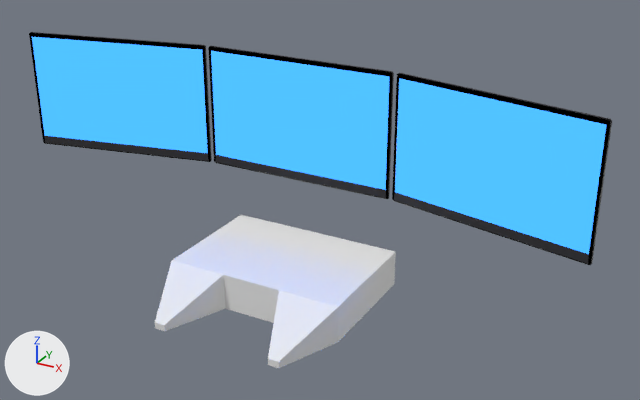
Before and after pictures for a commit that changed the Blender file ONAUBE(OneNightAtUBE)/assets/grosPc.blend.
Both versions are drawn from a 50 mm lens placed at (0.632, -0.99, 0.654), pointed at (0.064, 0.043, 0.137). Arrows for +X, +Y and +Z are at lower left; the lights stay in place. The first picture is the older version.

The older version as bpy lines, for what is in view:
```python
ob_cube = bpy.data.objects.new('Cube', me_cube)
ob_cube.location = (0.0, 0.0, 0.0)
ob_cube.scale = (0.143, 0.143, 0.0286)
ob_ecran_droite = bpy.data.objects.new('Ecran_Droite', me_laptop_screen_mesh_001)
ob_ecran_droite.parent = ob_laptop
ob_ecran_droite.location = (0.308, 0.056, 0.234)
ob_ecran_droite.rotation_euler = (0.279, 0.0, -0.213)  # degrees (16, 0, -12)
ob_ecran_gauche = bpy.data.objects.new('Ecran_Gauche', me_laptop_screen_mesh_003)
ob_ecran_gauche.parent = ob_laptop
ob_ecran_gauche.location = (-0.308, 0.056, 0.234)
ob_ecran_gauche.rotation_euler = (0.279, 0.0, 0.213)  # degrees (16, 0, 12)
ob_ecran_milieu = bpy.data.objects.new('Ecran_Milieu', me_laptop_screen_mesh)
ob_ecran_milieu.parent = ob_laptop
ob_ecran_milieu.location = (0.0, 0.0886, 0.234)
ob_ecran_milieu.rotation_euler = (0.279, 0.0, 0.0)  # degrees (16, 0, 0)
```
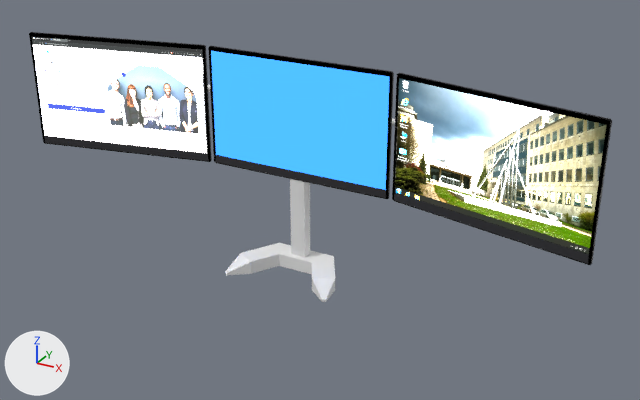
The newer file is also turned or shifted as a whole; pictures and numbers use the older file's frame.

Changed parts and their boxes [x1, y1, x2, y2] in the pictures (640 x 400 px):
'Cube', deleted
    before: [155, 215, 396, 368]
'Cube.004', added
    after: [225, 179, 335, 302]
part 1 of me_laptop_screen_mesh_001, recoloured
    both: [395, 78, 606, 254]
part 2 of me_laptop_screen_mesh_003, recoloured (blue to white)
    both: [32, 37, 208, 153]

The change, as a list of edits to the scene's bpy script:
```text
Add img_fondecran1_png:
    img_fondecran1_png = load_image('fondEcran1.png', 'fondEcran1.png', 1919, 1028, 'sRGB')
Add img_fondecran2_png:
    img_fondecran2_png = load_image('fondEcran2.png', 'fondEcran2.png', 1606, 979, 'sRGB')
Add mat_laptop_screen_gauche:
    mat_laptop_screen_gauche = bpy.data.materials.new('Laptop_Screen_Gauche')
    # uses the picture img_fondecran1_png
Add mat_laptop_screen_droite:
    mat_laptop_screen_droite = bpy.data.materials.new('Laptop_Screen_Droite')
    # uses the picture img_fondecran2_png
Change me_laptop_screen_mesh_001:
    where me_laptop_screen_mesh_001.from_pydata(...)  # 1141 vertices, 1098 faces; spans x -0.153..0.153, y -0.028..0.029, z -0.091..0.092
    used by ob_ecran_droite; parent = ob_laptop; location = (0.308, 0.056, 0.234); rotation_euler = (0.279, 0.0, -0.213), in degrees (16, 0, -12)
    me_laptop_screen_mesh_001 part 1: all 7 faces that had it switch from mat_laptop_screen_display to mat_laptop_screen_droite
    remove me_laptop_screen_mesh_001.materials.append(mat_laptop_black)
Change me_laptop_screen_mesh_003:
    where me_laptop_screen_mesh_003.from_pydata(...)  # 1141 vertices, 1098 faces; spans x -0.153..0.153, y -0.028..0.029, z -0.091..0.092
    used by ob_ecran_gauche; parent = ob_laptop; location = (-0.308, 0.056, 0.234); rotation_euler = (0.279, 0.0, 0.213), in degrees (16, 0, 12)
    me_laptop_screen_mesh_003 part 2: all 7 faces that had it switch from mat_laptop_screen_display to mat_laptop_screen_gauche
    remove me_laptop_screen_mesh_003.materials.append(mat_laptop_black)
Add me_cube_008:
    me_cube_008.from_pydata(...)  # 138 vertices, 125 faces; spans x -0.3..2.9, y -1.0..1.9, z -0.8..23.0
Remove ob_cube:
    ob_cube = bpy.data.objects.new('Cube', me_cube)
    ob_cube.location = (0.0, 0.0, 0.0)
    ob_cube.scale = (0.143, 0.143, 0.0286)
Add ob_cube_004:
    ob_cube_004 = bpy.data.objects.new('Cube.004', me_cube_008)
    ob_cube_004.location = (0.061, 0.059, -0.002)
    ob_cube_004.rotation_euler = (3.142, 0.0, 0.52)  # degrees (180, 0, 30)
    ob_cube_004.scale = (-0.0528, -0.0528, -0.0106)
```
